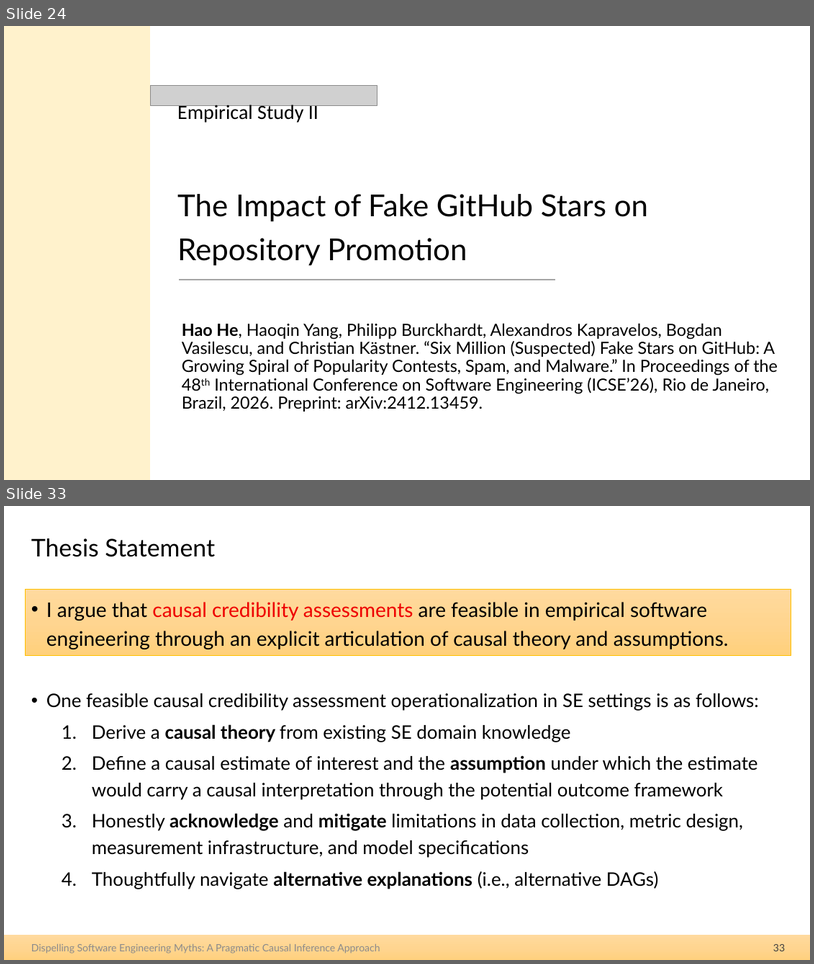
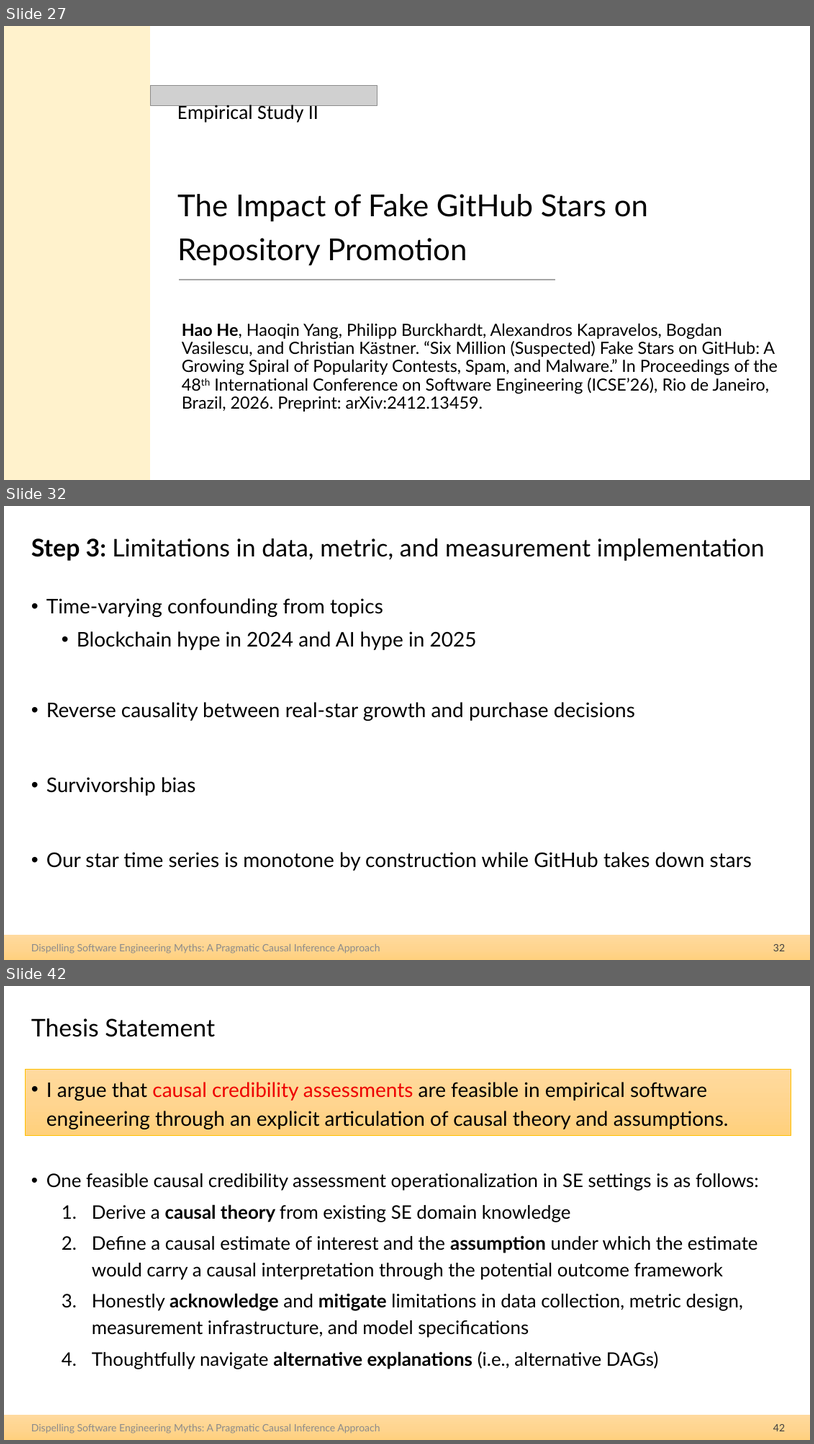
Before and after one commit to hehao98/Thesis, a slide deck: 2026.09.21-Thesis Defense.pptx. Shown one above the other, each under a label of ours: slides 24 and 33 before the commit, slides 27, 32 and 42 after it; the slides between them are not shown. The pictures are 814x964 and 814x1444 pixels, drawn with LibreOffice and Linux fonts; fonts in the diff are those of the drawing; grey boxes stand for pictures. Boxes give left, top, right and bottom in pixels: in the first picture for what was removed or moved away, otherwise in the second. Text is boxed around its words. In the diff, an @@ line names an element or a change of style, - is before the commit and + after.

```diff
--- a/2026.09.21-Thesis Defense.pptx
+++ b/2026.09.21-Thesis Defense.pptx
@@ slide 32 added at (x1=4, y1=506, x2=810, y2=960), background #FFFFFF; not listed: 1 template element that a slide beside it also shows @@
@@ title added at (x1=31, y1=538, x2=765, y2=561), 29 pt, text #000000 @@
+Step 3: Limitations in data, metric, and measurement implementation
@@ text added at (x1=46, y1=598, x2=752, y2=870), 24 pt, text #000000 @@
+• Time-varying confounding from topics
+  • Blockchain hype in 2024 and AI hype in 2025
+• Reverse causality between real-star growth and purchase decisions
+• Survivorship bias
+• Our star time series is monotone by construction while GitHub takes down stars
@@ text added at (x1=31, y1=944, x2=380, y2=953), 12 pt, text #8C8C8C @@
+Dispelling Software Engineering Myths: A Pragmatic Causal Inference Approach
@@ page number added at (x1=774, y1=944, x2=785, y2=951), 12 pt, text #404040 @@
+32
@@ what was slide 24 is now slide 27 @@
@@ what was slide 33 is now slide 42 @@
@@ page number at (x1=774, y1=1424, x2=785, y2=1431): text changed @@
-33
+42
```
Also in this commit, not shown: 10 slides changed, 14 other slides added, 5 slides removed.
